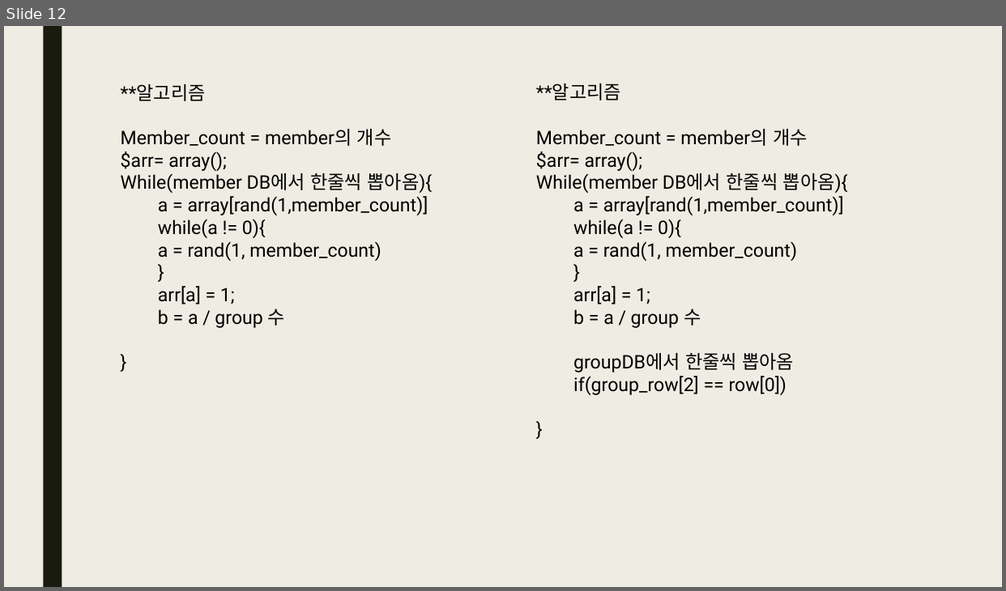
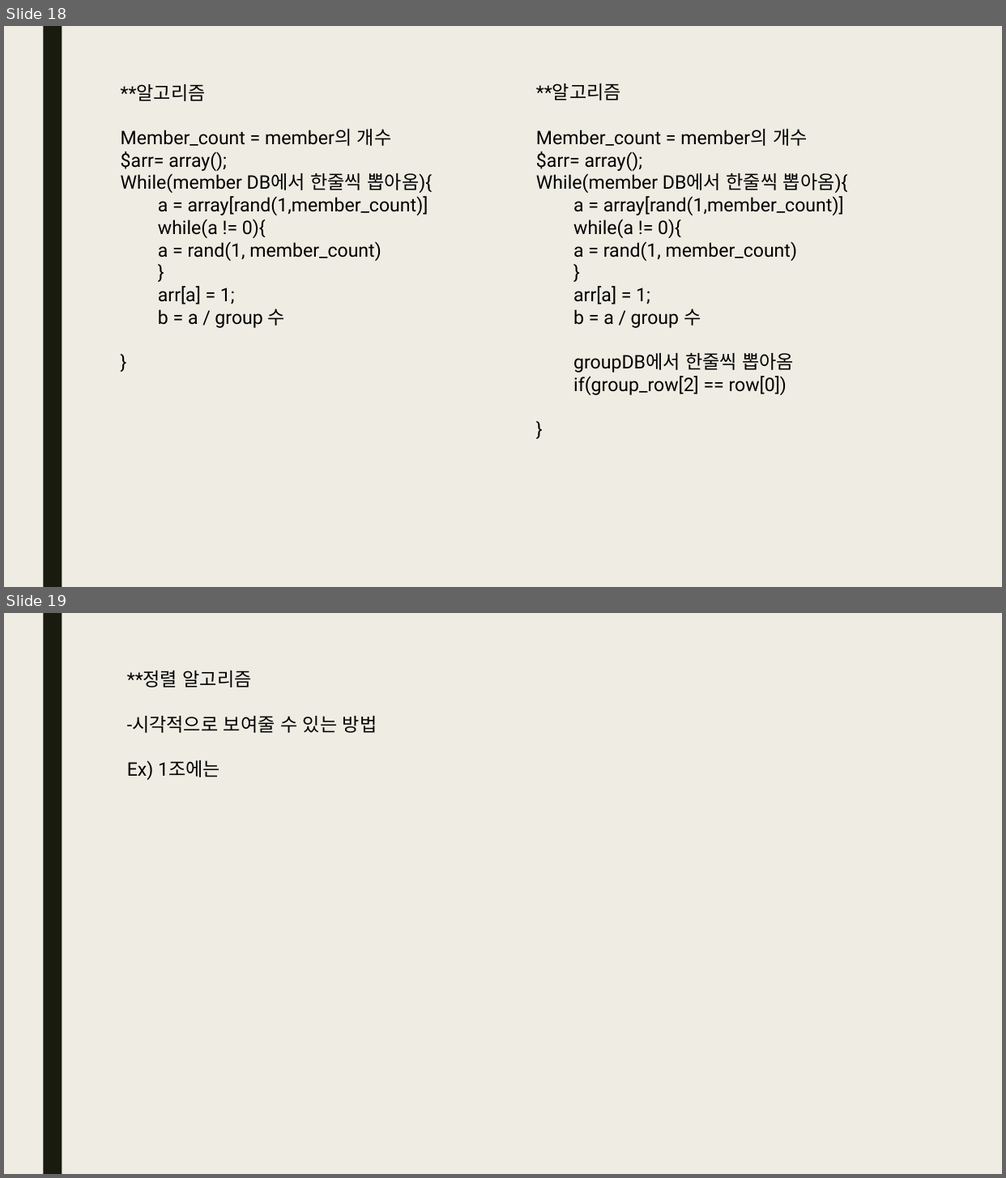
Before and after one commit to qhftkf1/02.S01_GroupMaker, a slide deck: S01_그룹 지정하기.pptx. Shown one above the other, each under a label of ours: slide 12 before the commit, slides 18 and 19 after it. The pictures are 1006x591 and 1006x1178 pixels, drawn with LibreOffice and Linux fonts; fonts in the diff are those of the drawing. Boxes give left, top, right and bottom in pixels: in the first picture for what was removed or moved away, otherwise in the second. Text is boxed around its words. In the diff, an @@ line names an element or a change of style, - is before the commit and + after.

```diff
--- a/S01_그룹 지정하기.pptx
+++ b/S01_그룹 지정하기.pptx
@@ slide 19 added at (x1=4, y1=613, x2=1002, y2=1174), background #EFEDE3; not listed: 1 template element that a slide beside it also shows @@
@@ text added at (x1=127, y1=671, x2=377, y2=780), 18 pt, text #000000 @@
+**정렬 알고리즘
+-시각적으로 보여줄 수 있는 방법
+Ex) 1조에는
@@ what was slide 12 is now slide 18 @@
```
Also in this commit, not shown: 4 slides changed, 6 other slides added, 1 slide removed, 12 other files.
